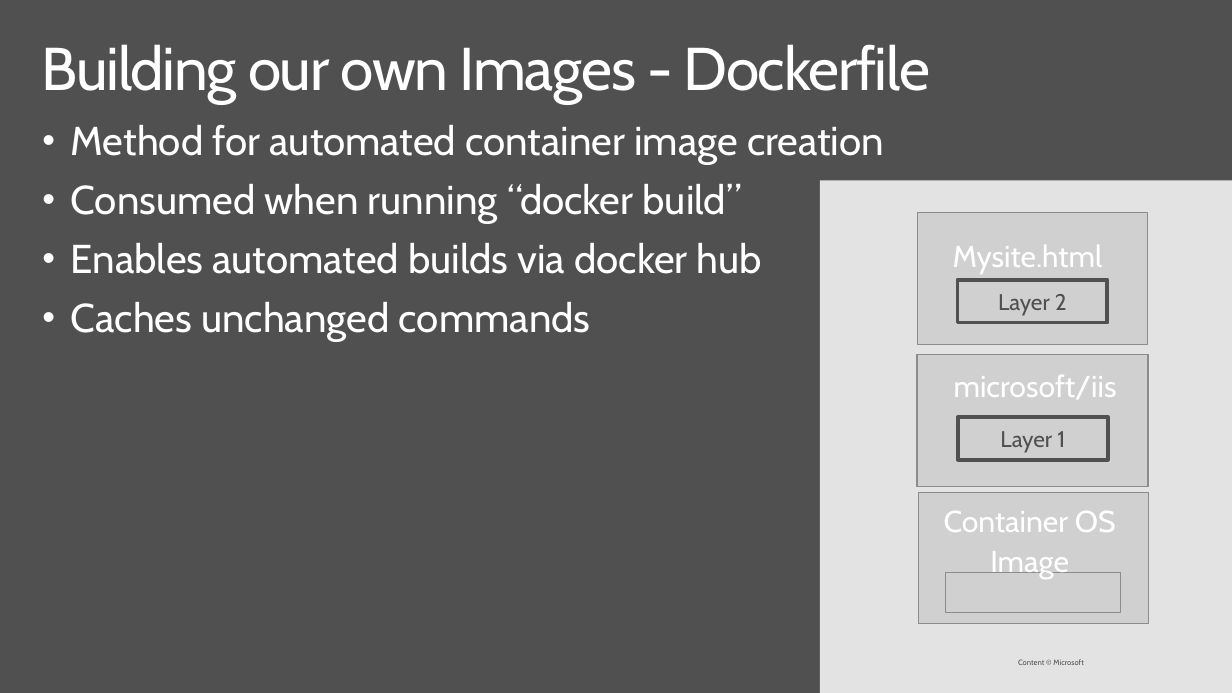
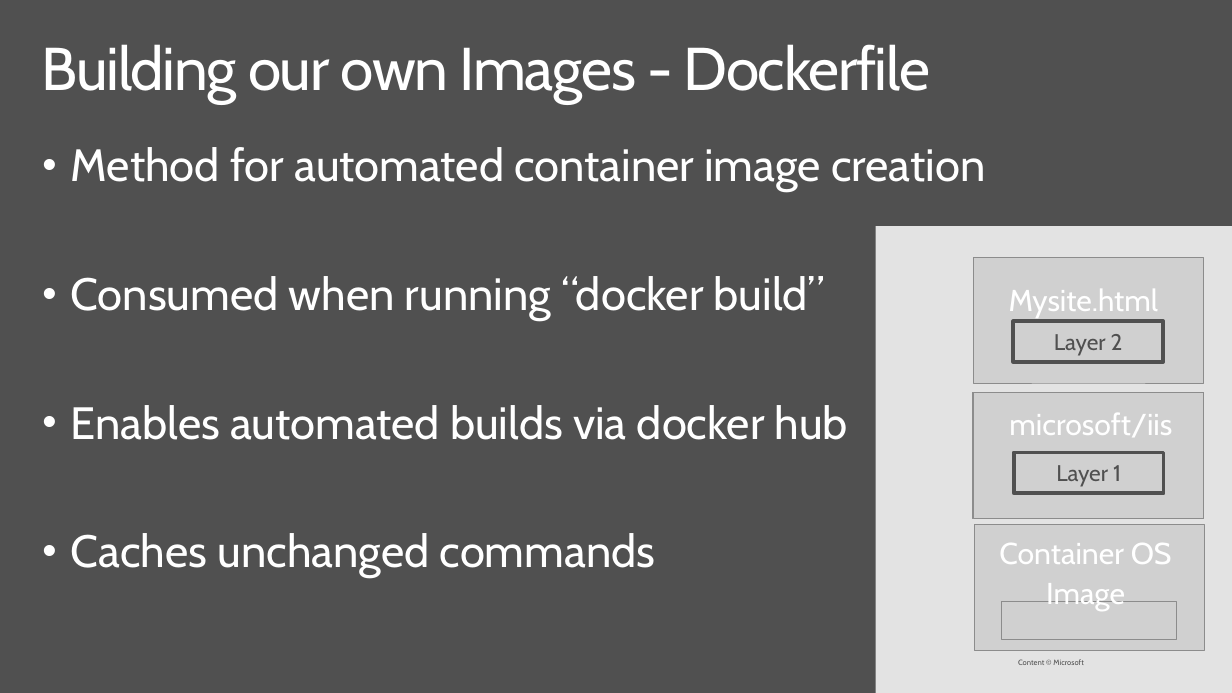
Before and after one commit to brentstineman/PersonalStuff, a slide deck: slide 21 of Presentations/ContainersForWindowsDevs.pptx. Drawn at 1232x693 pixels with LibreOffice and Linux fonts; fonts in the diff are those of the drawing; grey boxes stand for pictures. Boxes give left, top, right and bottom in pixels: in the first picture for what was removed or moved away, otherwise in the second. Text is boxed around its words. In the diff, an @@ line names an element or a change of style, - is before the commit and + after.

```diff
--- a/Presentations/ContainersForWindowsDevs.pptx
+++ b/Presentations/ContainersForWindowsDevs.pptx
@@ text "Method for automated container image ...": place and size @@
-text "Method for automated container image ..." at <box>71,125,884,342</box>
+text "Method for automated container image ..." at <box>71,147,985,578</box>
@@ text "Method for automated container image ..." at <box>71,147,985,578</box>: size 32 to 36 pt @@
@@ rectangle: place and size @@
-rectangle at <box>820,180,1232,693</box>
+rectangle at <box>876,226,1232,693</box>
@@ picture: place and size @@
-picture at <box>918,213,1148,344</box>
+picture at <box>974,257,1204,383</box>
@@ text "Mysite.html": place and size @@
-text "Mysite.html" at <box>953,245,1102,274</box>
+text "Mysite.html" at <box>1009,289,1158,318</box>
@@ rectangle "Layer 2": place and size @@
-rectangle "Layer 2" at <box>958,280,1107,322</box>
+rectangle "Layer 2" at <box>1014,321,1163,361</box>
@@ picture: place and size @@
-picture at <box>917,354,1148,486</box>
+picture at <box>973,392,1204,519</box>
@@ picture: place and size @@
-picture at <box>918,354,1148,486</box>
+picture at <box>974,393,1204,519</box>
@@ text "microsoft/iis": place and size @@
-text "microsoft/iis" at <box>954,375,1117,399</box>
+text "microsoft/iis" at <box>1009,413,1172,437</box>
@@ rectangle "Layer 1": place and size @@
-rectangle "Layer 1" at <box>958,417,1108,459</box>
+rectangle "Layer 1" at <box>1014,452,1163,493</box>
@@ picture: place and size @@
-picture at <box>919,492,1149,623</box>
+picture at <box>974,525,1204,650</box>
@@ text "Container OS": place and size @@
-text "Container OS" at <box>944,511,1116,579</box>
+text "Container OS" at <box>999,543,1172,611</box>
@@ picture: place and size @@
-picture at <box>946,573,1121,613</box>
+picture at <box>1001,602,1177,640</box>
```
Also in this commit, not shown: 5 other slides changed, 5 other files.
